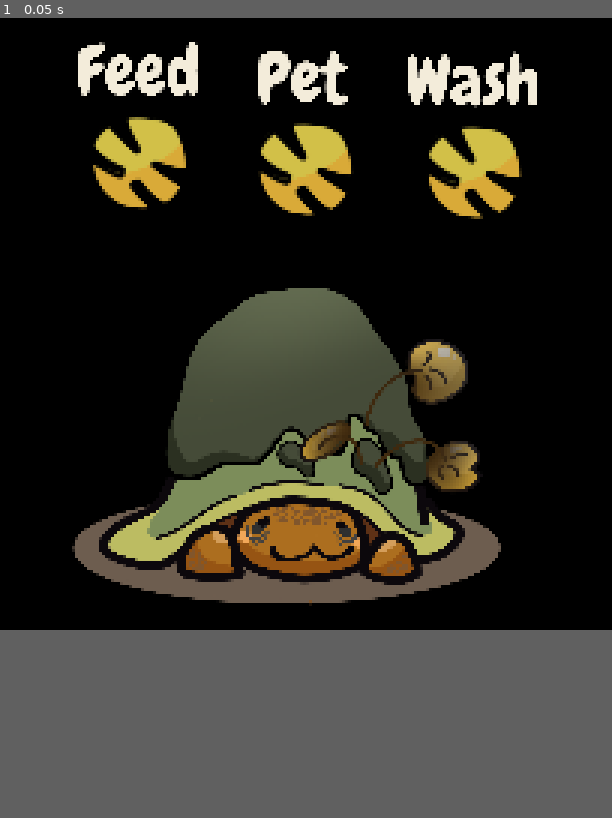
Above: before the commit, frame 1.
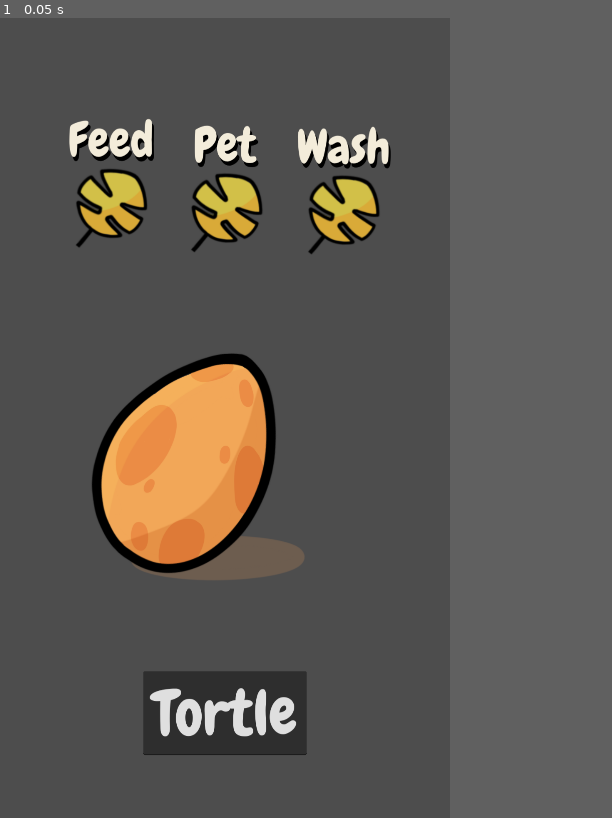
Above: after the commit, the same moment.

Repository: 100-Devs-1-Game/PocketTurtle
Game: Godot game, scene res://game/main/main.tscn
Same seed, same stepped clock (60 frames per second), same inputs: the game is played once before the commit and once after it.
Inputs:
- Up to frame 1 (0.05 s): no input
In our replay, the window is 612x612 before the commit and 450x800 after it. These sizes can differ from the game's own. Grey fills any space a smaller window leaves; there, only what the larger window draws over its background counts as a difference.

The runs differ from the first frame. In frame 1, 56% of the frame differs, in the area x 0-88%, y 0-93%.

Commit message:
Initial turtle lifetime constants

Diff:
--- /dev/null
+++ b/src/game/enums.gd
@@ -0,0 +1,8 @@
+class_name Enums
+
+enum TurtleStage {
+	EGG
+}
+
+static func turtle_stage_to_string(turtle_stage: TurtleStage) -> String:
+	return str(TurtleStage.values()[turtle_stage])
--- /dev/null
+++ b/src/game/main/debug_canvas_layer.gd
@@ -0,0 +1,5 @@
+extends CanvasLayer
+
+@export var turtle: Turtle
+@export_category("Nodes")
+@export var turtle_stage_label: Label
--- a/src/game/main/main.gd
+++ b/src/game/main/main.gd
@@ -1,17 +1,20 @@
 extends Node
 
-@onready var a_elder_1: Sprite2D = $AElder1
+
 @onready var popup_menu: PopupMenu = $StatusIndicator/PopupMenu
+@onready var debug_canvas_layer: CanvasLayer = $DebugCanvasLayer
+
 
 var viewport_width: float = ProjectSettings.get_setting("display/window/size/viewport_width")
 var viewport_height: float = ProjectSettings.get_setting("display/window/size/viewport_height")
 
+
 func _ready() -> void:
-
+	# TODO: This will be done to set up the fun little desktop pet.
 	# Windows:
 	# OS.has_feature("win32")
 	# Anchor to the bottom right.
-	var taskbar_position := (DisplayServer.screen_get_usable_rect().end.y - viewport_height)
+	#var taskbar_position := (DisplayServer.screen_get_usable_rect().end.y - viewport_height)
 
 	# TODO: MacOS, top right or top left.
 	# OS.has_feature("mac")
@@ -19,13 +22,26 @@
 	# TODO: Web, no changes.
 	# OS.has_feature("web")
 
-	var main_window := get_window()
-	main_window.min_size = Vector2(viewport_width, viewport_height)
-	main_window.position = Vector2i(floor(DisplayServer.screen_get_size().x - viewport_width), taskbar_position)
-	make_window_transparent(main_window)
+	#var main_window := get_window()
+	#main_window.min_size = Vector2(200, 300)
+	#main_window.position = Vector2i(floor(DisplayServer.screen_get_size().x - viewport_width), taskbar_position)
+	#make_window_transparent(main_window)
+	pass
+
+
+func _unhandled_input(event: InputEvent) -> void:
+	if event is InputEventKey:
+		if event.physical_keycode == Key.KEY_QUOTELEFT and event.pressed:
+			debug_canvas_layer.visible = not debug_canvas_layer.visible
+
+
+func _exit_tree() -> void:
+	print("exiting!")
+
 
 
 func make_window_transparent(window: Window) -> void:
+	ProjectSettings.set("display/window/per_pixel_transparency/allowed", true)
 	window.size = window.min_size
 	window.unresizable = true
 	window.transparent = true
--- a/src/game/main/main.tscn
+++ b/src/game/main/main.tscn
@@ -1,7 +1,6 @@
-[gd_scene load_steps=10 format=3 uid="uid://ck6nj6xklvev3"]
+[gd_scene load_steps=13 format=3 uid="uid://ck6nj6xklvev3"]
 
 [ext_resource type="Script" uid="uid://b07s3miky3ql6" path="res://game/main/main.gd" id="1_hyk8p"]
-[ext_resource type="Texture2D" uid="uid://dcww1dh6u4wo" path="res://assets/Art Assets/A Elder/A_elder1.png" id="2_psm6y"]
 [ext_resource type="Texture2D" uid="uid://m8hfc6vry8va" path="res://assets/Art Assets/UI/Buttons/feed_on.png" id="3_tkdpa"]
 [ext_resource type="Texture2D" uid="uid://b15ddiotq61n5" path="res://assets/Art Assets/UI/app_icon.png" id="3_yil3p"]
 [ext_resource type="Texture2D" uid="uid://cd8l38110b3r7" path="res://assets/Art Assets/UI/Buttons/feed_off.png" id="4_yymkh"]
@@ -9,14 +8,20 @@
 [ext_resource type="Texture2D" uid="uid://b68ho6sj1wdj0" path="res://assets/Art Assets/UI/Buttons/pet_off.png" id="6_xvake"]
 [ext_resource type="Texture2D" uid="uid://dch8toh2ycaxq" path="res://assets/Art Assets/UI/Buttons/wash_on.png" id="7_7q7ho"]
 [ext_resource type="Texture2D" uid="uid://cje4jxv0c04wi" path="res://assets/Art Assets/UI/Buttons/wash_off.png" id="8_els08"]
+[ext_resource type="Texture2D" uid="uid://dj4p0wfiymup0" path="res://assets/Art Assets/Egg Assets_/egg1.png" id="8_kk62w"]
+[ext_resource type="FontFile" uid="uid://co7bol411m67c" path="res://assets/Font/Chewy-Regular.ttf" id="8_xvake"]
+[ext_resource type="Script" uid="uid://411ais8ab7bg" path="res://game/main/debug_canvas_layer.gd" id="11_7q7ho"]
+
+[sub_resource type="LabelSettings" id="LabelSettings_xvake"]
+font = ExtResource("8_xvake")
+font_size = 64
 
 [node name="Main" type="Node2D"]
-scale = Vector2(0.1, 0.1)
 script = ExtResource("1_hyk8p")
 
 [node name="CanvasLayer" type="CanvasLayer" parent="."]
 
-[node name="Control" type="Control" parent="CanvasLayer"]
+[node name="Controls" type="Control" parent="CanvasLayer"]
 layout_mode = 3
 anchors_preset = 15
 anchor_right = 1.0
@@ -24,14 +29,14 @@
 grow_horizontal = 2
 grow_vertical = 2
 
-[node name="Controls" type="HBoxContainer" parent="CanvasLayer/Control"]
+[node name="ButtonControls" type="HBoxContainer" parent="CanvasLayer/Controls"]
 layout_mode = 0
-offset_left = 20.000004
-offset_right = 864.0
-offset_bottom = 392.0
-scale = Vector2(0.2, 0.2)
+offset_left = 136.0
+offset_top = 204.0
+offset_right = 980.0
+offset_bottom = 596.0
 
-[node name="TextureButton" type="TextureButton" parent="CanvasLayer/Control/Controls"]
+[node name="TextureButton" type="TextureButton" parent="CanvasLayer/Controls/ButtonControls"]
 layout_mode = 2
 size_flags_horizontal = 4
 size_flags_vertical = 4
@@ -39,23 +44,46 @@
 texture_disabled = ExtResource("4_yymkh")
 stretch_mode = 0
 
-[node name="TextureButton2" type="TextureButton" parent="CanvasLayer/Control/Controls"]
+[node name="TextureButton2" type="TextureButton" parent="CanvasLayer/Controls/ButtonControls"]
 layout_mode = 2
 size_flags_horizontal = 4
 size_flags_vertical = 4
 texture_normal = ExtResource("5_kk62w")
 texture_disabled = ExtResource("6_xvake")
 
-[node name="TextureButton3" type="TextureButton" parent="CanvasLayer/Control/Controls"]
+[node name="TextureButton3" type="TextureButton" parent="CanvasLayer/Controls/ButtonControls"]
 layout_mode = 2
 size_flags_horizontal = 4
 size_flags_vertical = 4
 texture_normal = ExtResource("7_7q7ho")
 texture_disabled = ExtResource("8_els08")
 
-[node name="AElder1" type="Sprite2D" parent="."]
-position = Vector2(1010, 1450)
-texture = ExtResource("2_psm6y")
+[node name="NameLineEdit" type="LineEdit" parent="CanvasLayer/Controls"]
+layout_mode = 1
+anchors_preset = 7
+anchor_left = 0.5
+anchor_top = 1.0
+anchor_right = 0.5
+anchor_bottom = 1.0
+offset_left = -196.0
+offset_top = -352.0
+offset_right = 196.0
+offset_bottom = -151.0
+grow_horizontal = 2
+grow_vertical = 0
+theme_override_fonts/font = ExtResource("8_xvake")
+theme_override_font_sizes/font_size = 150
+text = "Tortle"
+alignment = 1
+expand_to_text_length = true
+
+[node name="World" type="Node2D" parent="."]
+
+[node name="TurtleHolder" type="Node2D" parent="World"]
+position = Vector2(512, 928)
+
+[node name="Sprite2D" type="Sprite2D" parent="World/TurtleHolder"]
+texture = ExtResource("8_kk62w")
 
 [node name="StatusIndicator" type="StatusIndicator" parent="."]
 icon = ExtResource("3_yil3p")
@@ -65,3 +93,30 @@
 item_count = 1
 item_0/text = "Show Turtles"
 item_0/id = 1
+
+[node name="DebugCanvasLayer" type="CanvasLayer" parent="."]
+visible = false
+script = ExtResource("11_7q7ho")
+
+[node name="PanelContainer" type="PanelContainer" parent="DebugCanvasLayer"]
+anchors_preset = 10
+anchor_right = 1.0
+grow_horizontal = 2
+
+[node name="MarginContainer" type="MarginContainer" parent="DebugCanvasLayer/PanelContainer"]
+layout_mode = 2
+theme_override_constants/margin_left = 16
+theme_override_constants/margin_top = 16
+theme_override_constants/margin_right = 16
+theme_override_constants/margin_bottom = 16
+
+[node name="VBoxContainer" type="VBoxContainer" parent="DebugCanvasLayer/PanelContainer/MarginContainer"]
+layout_mode = 2
+
+[node name="Label" type="Label" parent="DebugCanvasLayer/PanelContainer/MarginContainer/VBoxContainer"]
+layout_mode = 2
+text = "Turtle Stats"
+label_settings = SubResource("LabelSettings_xvake")
+
+[node name="GridContainer" type="GridContainer" parent="DebugCanvasLayer/PanelContainer/MarginContainer/VBoxContainer"]
+layout_mode = 2
--- /dev/null
+++ b/src/game/turtle/turtle.gd
@@ -0,0 +1,12 @@
+class_name Turtle
+extends Area2D
+
+# The amount of lifetime elapsed for the turtle in seconds.
+@export var lifetime_seconds: float
+
+# The amount of time elapsed for this current stage.
+@export var lifetime_stage: float
+
+# Adds lifetime in seconds.
+func add_lifetime(lifetime_secs: float) -> void:
+	pass
--- /dev/null
+++ b/src/game/turtle/turtle.tscn
@@ -0,0 +1,6 @@
+[gd_scene load_steps=2 format=3 uid="uid://coi2rbne8mcss"]
+
+[ext_resource type="Script" uid="uid://ref2q2jdaiog" path="res://game/turtle/turtle.gd" id="1_8v7lr"]
+
+[node name="Turtle" type="Area2D"]
+script = ExtResource("1_8v7lr")
--- a/src/project.godot
+++ b/src/project.godot
@@ -21,17 +21,13 @@
 
 [display]
 
-window/size/viewport_width=204
-window/size/viewport_height=204
-window/size/borderless=true
-window/size/transparent=true
-window/size/window_width_override=1152
-window/size/window_height_override=648
+window/size/viewport_width=1080
+window/size/viewport_height=1920
+window/size/window_width_override=1080
+window/size/window_height_override=1920
 window/stretch/mode="viewport"
-window/per_pixel_transparency/allowed=true
 
 [rendering]
 
 renderer/rendering_method="gl_compatibility"
 renderer/rendering_method.mobile="gl_compatibility"
-viewport/transparent_background=true
Not shown, changed: src/export_presets.cfg
Not shown, added: src/game/enums.gd.uid
Not shown, added: src/game/main/debug_canvas_layer.gd.uid
Not shown, added: src/game/turtle/turtle.gd.uid
